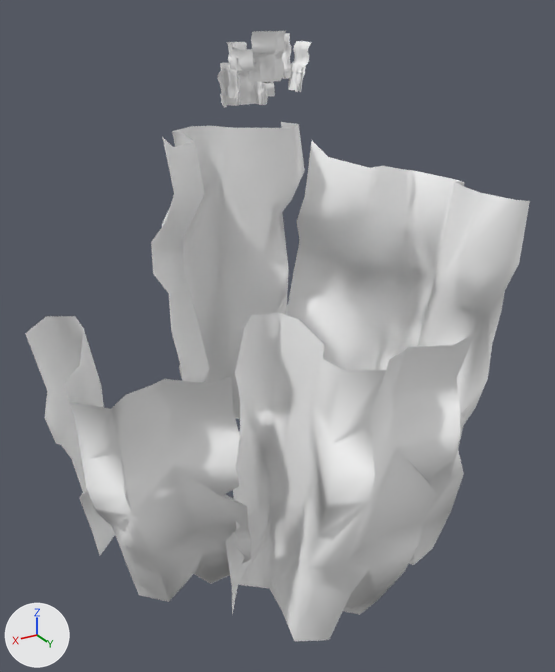
Renders of the FBX model Assets/Meshes/Props_Environnment_Aqua/Optimised_Chunks_Aqua/Opti_RocksC.fbx from each side of a commit.
Both versions are drawn from a 50 mm camera at (12.5, 21.6, 1.2) aimed at (-0.2, 0.5, -9.3). Every picture has the same lights, and +X, +Y and +Z are marked at lower left. Where no turn or scale is listed for an object, it has been applied to the vertices.

Names of what the first picture shows: 'RockwallA_Optim:polySurface1'.
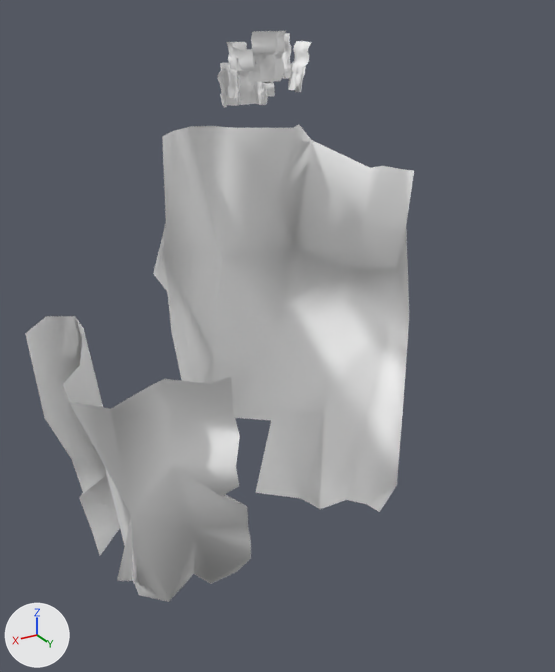
Boxes [x1, y1, x2, y2] around the edits, measured in the pictures (555 x 672 px):
'RockwallA_Optim:polySurface1', reshaped (23% narrower, 6% shorter): before [25, 31, 530, 641]; after [25, 31, 414, 602]
part 1 of me_mesh, deleted: before [225, 313, 475, 641]
part 2 of me_mesh, cut back: before [25, 31, 530, 602]; after [117, 43, 403, 581]

Edits to the bpy script that builds the scene:
```text
Change me_mesh:
    used by ob_rockwalla_optim_polysurface1; location = (0.0, 0.0, 0.0)
    remove me_mesh.from_pydata(...)  # 1212 vertices, 1904 faces; spans x -8.1..7.8, y -4.8..6.2, z -20.2..0.5
    add me_mesh.from_pydata(...)  # 864 vertices, 1310 faces; spans x -7.3..7.8, y -4.8..4.2, z -20.2..0.5
    me_mesh part 1: the loose piece of 84 vertices spanning x -4.0..2.5, y 0.3..6.2, z -20.2..-7.8 is deleted
    me_mesh part 2: 7 vertices moved within x -1.2..0.9, y -0.6..0.5, z -0.6..0.2; 270 vertices removed from x -8.1..7.4, y -4.8..4.9, z -18.6..0.4; 6 vertices added at x -6.1..6.3, y -4.3..0.6, z -17.6..-7.7
```
